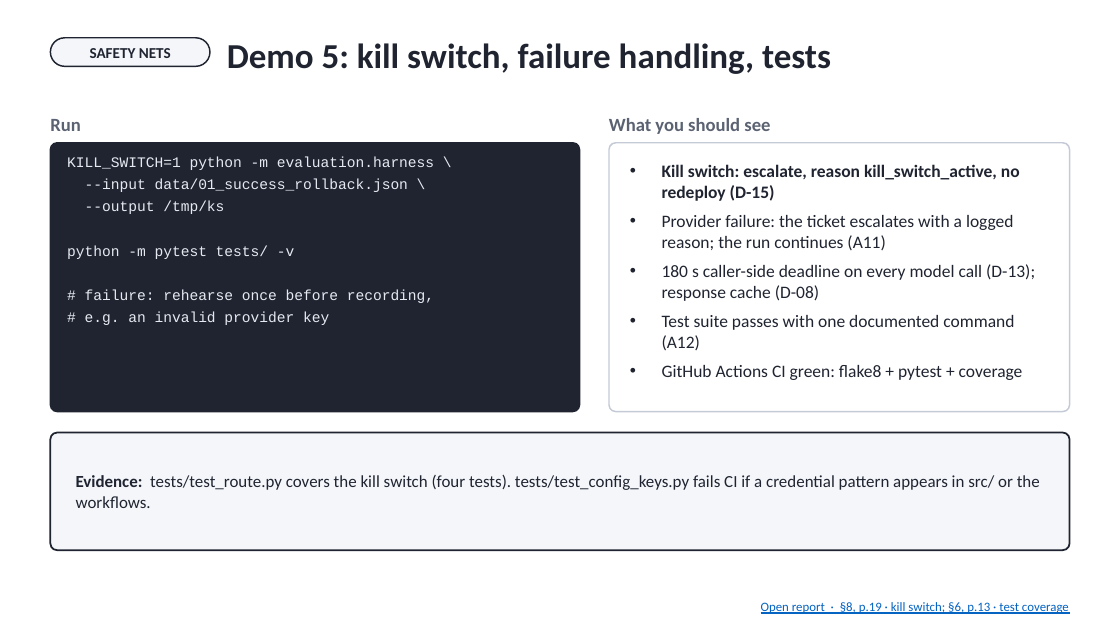
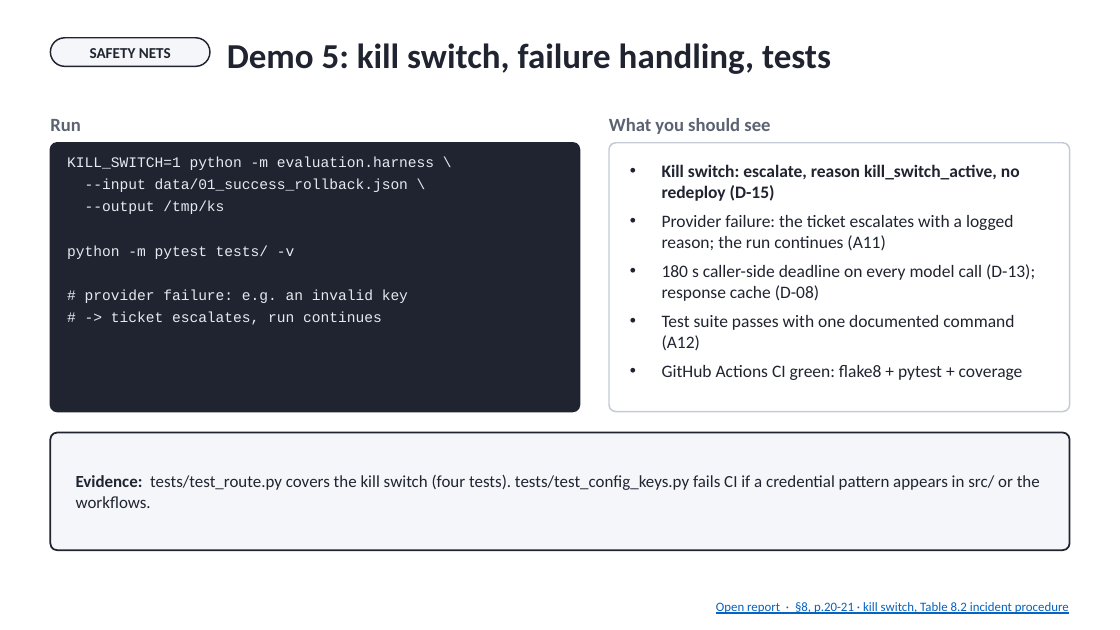
Before and after one commit to coolalok/fde-capstone, a slide deck: slide 15 of presentation/AlokKulkarni_Capstone_Presentation.pptx. Drawn at 1120x630 pixels with LibreOffice and Linux fonts; fonts in the diff are those of the drawing. Boxes give left, top, right and bottom in pixels: in the first picture for what was removed or moved away, otherwise in the second. Text is boxed around its words. In the diff, an @@ line names an element or a change of style, - is before the commit and + after.

```diff
--- a/presentation/AlokKulkarni_Capstone_Presentation.pptx
+++ b/presentation/AlokKulkarni_Capstone_Presentation.pptx
@@ text at <box>85,289,408,325</box>: text changed @@
-# failure: rehearse once before recording,
-# e.g. an invalid provider key
+# provider failure: e.g. an invalid key
+# -> ticket escalates, run continues
@@ text at <box>716,602,1069,614</box>: text changed @@
-Open report · §8, p.19 · kill switch; §6, p.13 · test coverage
+Open report · §8, p.20-21 · kill switch, Table 8.2 incident procedure
```
Also in this commit, not shown: 20 other slides changed, 2 slides added, 2 slides removed, 13 other files.
